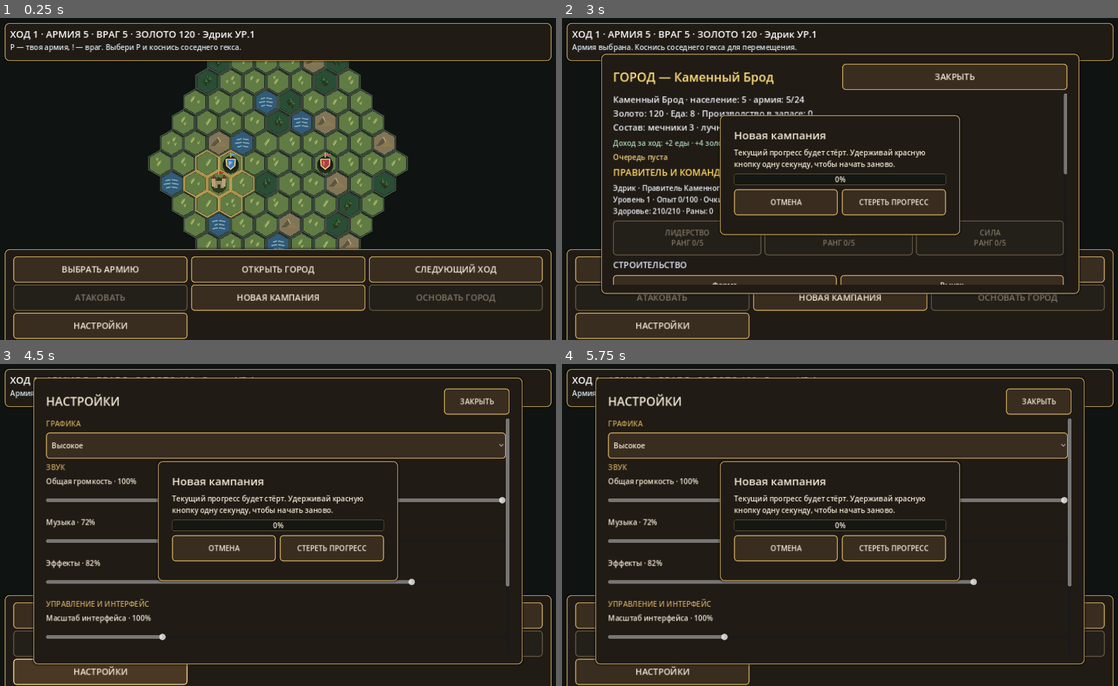
Above: before the commit, frames 1-4 (two rows, left to right).
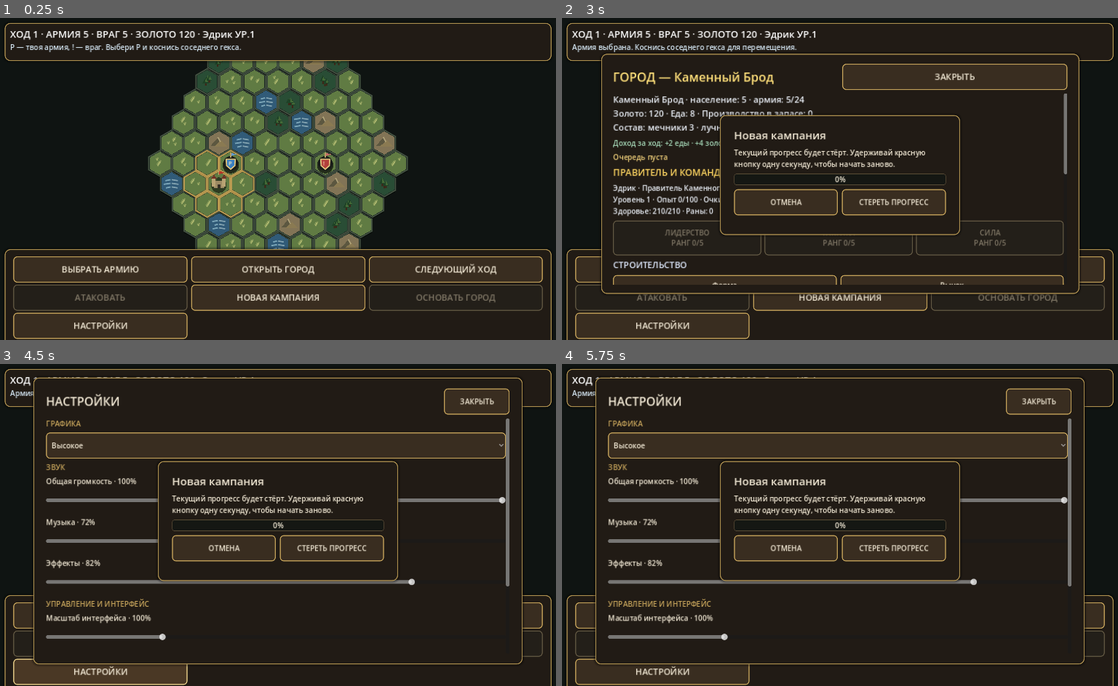
Above: after the commit, the same moments.

Repository: ilonadanelan1-code/-Project-Ember
Game: Godot game, scene res://scenes/strategy_map.tscn
Two runs of this game, one before a commit and one after it. Both use one fixed random seed, a clock stepped at 60 frames per second and the inputs below.
Inputs:
- Up to frame 1 (0.25 s): no input
- Up to frame 2 (3 s): click "НОВАЯ КАМПАНИЯ" at 0.5 s; click "НОВАЯ КАМПАНИЯ" at 1.25 s; click "ВЫБРАТЬ АРМИЮ" at 2 s; click "ОТКРЫТЬ ГОРОД" at 2.75 s
- Up to frame 3 (4.5 s): click "СЛЕДУЮЩИЙ ХОД" at 3.5 s; click "НАСТРОЙКИ" at 4.25 s
- Up to frame 4 (5.75 s): click "ЗАКРЫТЬ" at 5 s

The runs differ from the first frame. In frame 1, less than 0.1% of the frame differs, in the area x 0-100%, y 1-100%; in frame 2, 0.1%; in frame 3, 0.1%; in frame 4, 0.1%.

Commit message:
Convert shared theme borders and radii to dp

Diff:
--- a/project_ember/scripts/ui_theme.gd
+++ b/project_ember/scripts/ui_theme.gd
@@ -46,10 +46,10 @@
 	var style := StyleBoxFlat.new()
 	style.bg_color = background
 	style.border_color = Palette.UI_GOLD.darkened(0.12)
-	style.set_border_width_all(maxi(1, roundi(2.0 * scale)))
-	style.set_corner_radius_all(roundi(10.0 * scale))
+	style.set_border_width_all(maxi(1, roundi(UiMetrics.dp(2.0))))
+	style.set_corner_radius_all(roundi(UiMetrics.dp(10.0)))
 	style.shadow_color = Palette.UI_SHADOW
-	style.shadow_size = roundi(5.0 * scale)
+	style.shadow_size = roundi(UiMetrics.dp(5.0))
 	style.content_margin_left = UiMetrics.dp(10.0)
 	style.content_margin_top = UiMetrics.dp(8.0)
 	style.content_margin_right = UiMetrics.dp(10.0)
@@ -61,8 +61,8 @@
 	background_tint.a = alpha
 	style.bg_color = background_tint
 	style.border_color = border
-	style.set_border_width_all(maxi(1, roundi(1.5 * scale)))
-	style.set_corner_radius_all(roundi(7.0 * scale))
+	style.set_border_width_all(maxi(1, roundi(UiMetrics.dp(1.5))))
+	style.set_corner_radius_all(roundi(UiMetrics.dp(7.0)))
 	style.content_margin_left = UiMetrics.dp(10.0)
 	style.content_margin_top = UiMetrics.dp(7.0)
 	style.content_margin_right = UiMetrics.dp(10.0)
@@ -72,13 +72,13 @@
 	var style := StyleBoxFlat.new()
 	style.bg_color = background
 	style.border_color = border
-	style.set_border_width_all(maxi(1, roundi(scale)))
-	style.set_corner_radius_all(roundi(4.0 * scale))
+	style.set_border_width_all(maxi(1, roundi(UiMetrics.dp(1.0))))
+	style.set_corner_radius_all(roundi(UiMetrics.dp(4.0)))
 	return style
 static func _focus_style(scale: float) -> StyleBoxFlat:
 	var style := StyleBoxFlat.new()
 	style.bg_color = Palette.UI_TRANSPARENT
 	style.border_color = Palette.GOLD_LIGHT
-	style.set_border_width_all(maxi(2, roundi(2.0 * scale)))
+	style.set_border_width_all(maxi(2, roundi(UiMetrics.dp(2.0))))
 	style.set_corner_radius_all(roundi(7.0 * scale))
 	return style
